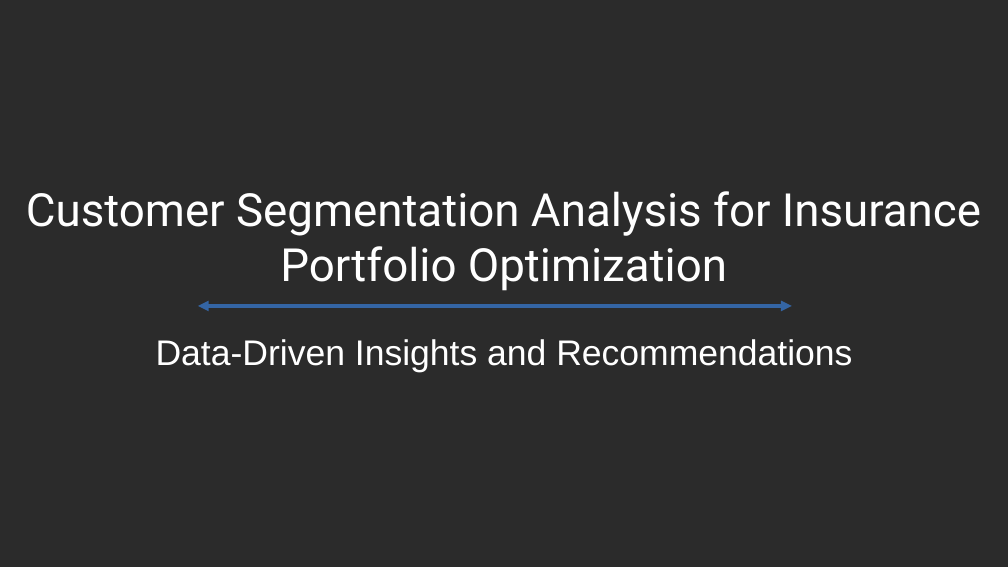
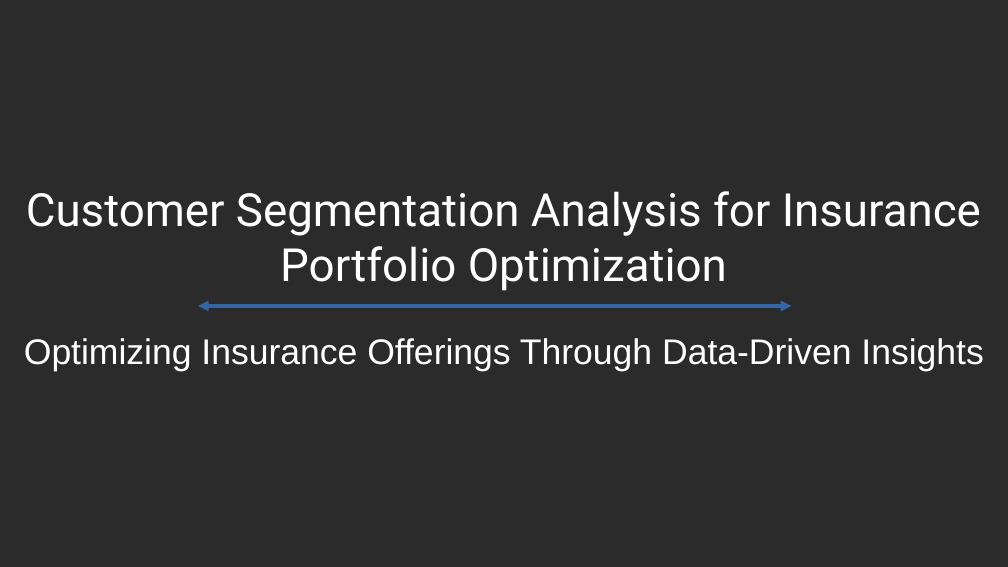
Before and after one commit to Santhosh-Analytics/Insurance_Analytics_Prediction, a slide deck: slide 1 of Data_Driven_Insights.pptx. Drawn at 1008x567 pixels with LibreOffice and Linux fonts; fonts in the diff are those of the drawing; background and template pictures are left out; a plain dark background stands for a picture behind light text. Boxes give left, top, right and bottom in pixels: in the first picture for what was removed or moved away, otherwise in the second. Text is boxed around its words. In the diff, an @@ line names an element or a change of style, - is before the commit and + after.

```diff
--- a/Data_Driven_Insights.pptx
+++ b/Data_Driven_Insights.pptx
@@ subtitle at (24, 338, 983, 372): text changed @@
-Data-Driven Insights and Recommendations
+Optimizing Insurance Offerings Through Data-Driven Insights
```
Also in this commit, not shown: 4 other slides changed, 3 slides added, 3 slides removed, 15 other files.
